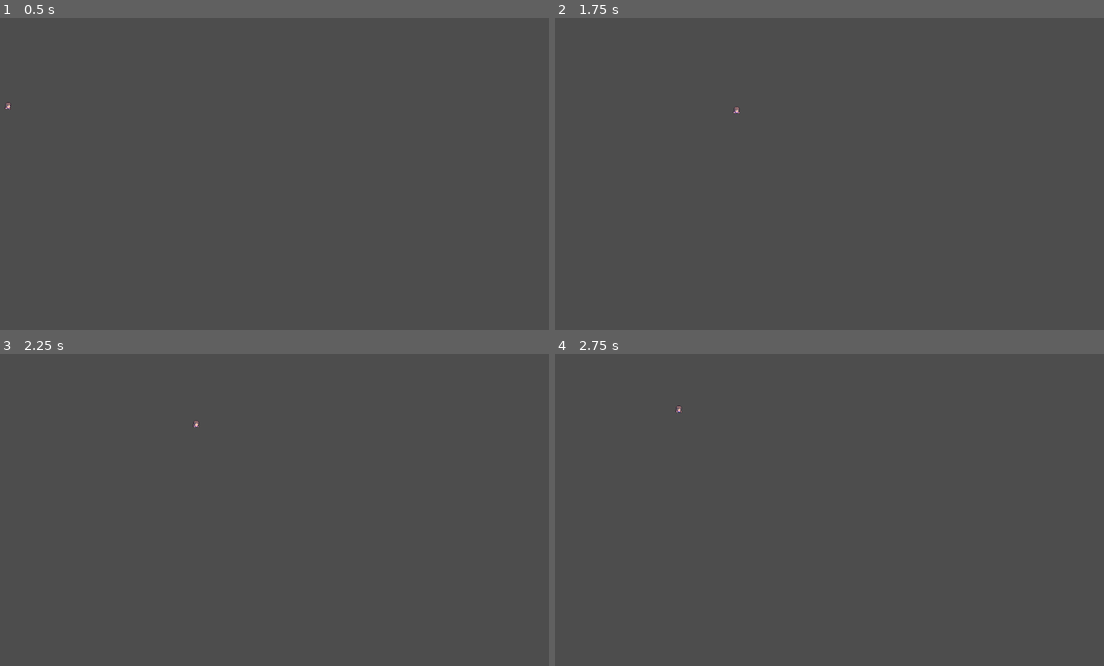
Above: before the commit, frames 1-4 (two rows, left to right).
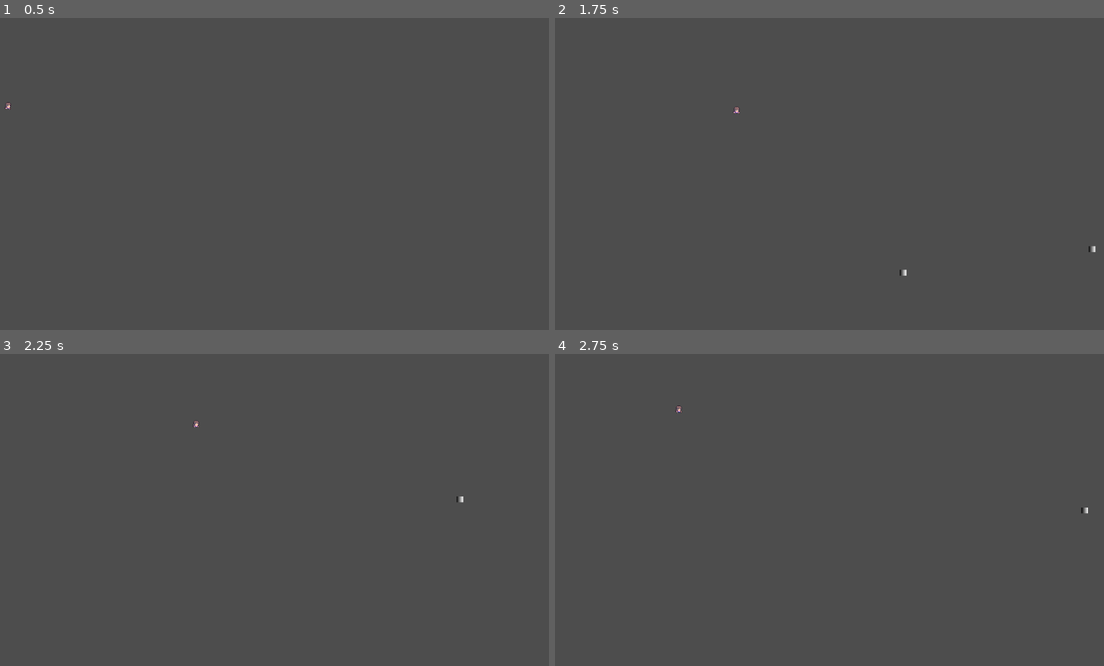
Above: after the commit, the same moments.

Repository: ajogerio/monkey-game
Game: Godot game, scene res://Scenes/player_scene.tscn
Same seed, same stepped clock (60 frames per second), same inputs: the game is played once before the commit and once after it.
Inputs (mouse positions are in pixels of both pictures, inside the frame that each line leads up to):
- Up to frame 1 (0.5 s): no input
- Up to frame 2 (1.75 s): tap Enter at 0.5 s; move the mouse to (950, 158) at 0.52 s; hold D (move_right) from 0.53 s (still down); click (950, 158) at 0.6 s; tap W (jump) at 0.77, 0.8, 1.07, 1.35, 1.52 s; tap Space at 1.25 s; move the mouse to (714, 189) at 1.27 s; click (714, 189) at 1.55 s
- Up to frame 3 (2.25 s): tap W (jump) at 1.82 s; move the mouse to (329, 441) at 2.02 s; release D (move_right) at 2.03 s; hold A (move_left) from 2.03 s (still down); click (329, 441) at 2.1 s
- Up to frame 4 (2.75 s): keep holding A (move_left); tap W (jump) at 2.3 s

Frame 1 is identical in both runs. In frame 2, less than 0.1% of the frame differs, in the area x 62-99%, y 73-83%; in frame 3, less than 0.1%; in frame 4, less than 0.1%.
Error before the commit: Cannot call method 'instantiate' on a null value. (res://Scripts/player_scene.gd:46)

Commit message:
fix: reorganize the scenes to have a clearer global position and make bullets spawn correctly

Diff:
--- a/Scenes/player_scene.tscn
+++ b/Scenes/player_scene.tscn
@@ -1,6 +1,7 @@
-[gd_scene load_steps=7 format=3 uid="uid://lyabiikwtq6h"]
+[gd_scene load_steps=8 format=3 uid="uid://lyabiikwtq6h"]
 
-[ext_resource type="Script" path="res://Scripts/player_scene.gd" id="1_oditq"]
+[ext_resource type="Script" path="res://Scripts/player.gd" id="1_oditq"]
+[ext_resource type="PackedScene" uid="uid://bp5neqwnb18rc" path="res://Scenes/cookie_bullet_scene.tscn" id="2_pntg0"]
 [ext_resource type="Texture2D" uid="uid://3herub60pkpq" path="res://Sprites/Player/cb character idle sprite.png" id="2_ulh0l"]
 
 [sub_resource type="Animation" id="Animation_axjhf"]
@@ -47,6 +48,7 @@
 [node name="Player" type="CharacterBody2D"]
 position = Vector2(29, 55)
 script = ExtResource("1_oditq")
+cookie_bullet_scene = ExtResource("2_pntg0")
 metadata/_edit_group_ = true
 
 [node name="Player Sprite" type="Sprite2D" parent="."]
--- a/Scripts/player_scene.gd
+++ /dev/null
@@ -1,49 +0,0 @@
-extends CharacterBody2D
-
-const HORIZONTAL_SPEED = 300
-const GRAVITY_SPEED = 1000
-const JUMP_SPEED = 300
-
-# export allows us to modify the value in the inspector (right panel)
-# drag the cookie bullet scene into the slot in the inspector
-# so we have access to it now in the code
-@export var cookie_bullet_scene: PackedScene
-
-func _ready():
-	# play animation
-	$"Player Sprite"/AnimationPlayer.play("idle")
-
-func _physics_process(delta: float) -> void:
-	# horizontal movement:
-	velocity.x = 0 # make sure that movement is always reset to 0 so it does not move infinitely
-
-	if Input.is_action_pressed("move_left"):
-		velocity.x -= HORIZONTAL_SPEED
-
-	if Input.is_action_pressed("move_right"):
-		velocity.x += HORIZONTAL_SPEED
-
-	# gravity movement:
-	if not is_on_floor():
-		velocity.y += GRAVITY_SPEED * delta
-
-	# jumping:
-	if Input.is_action_just_pressed("jump"):
-		velocity.y = -JUMP_SPEED # negative value so that it goes upwards (+y is up and -y is down)
-
-	move_and_slide()
-
-# the _unhandled_input function runs whenever there is a new input.
-# The input goes through UI first, then when its unhandled by the UI
-# part, it checks the nodes one by one and asks if the input belongs
-# to them. In this case, if we click, it belongs to us and we handle it
-# below
-func _unhandled_input(_event):
-	if Input.is_action_just_pressed("shoot"):
-		shoot()
-
-func shoot() -> void:
-	var cookie_bullet = cookie_bullet_scene.instantiate() # make a new instance of the cookie bullet
-	cookie_bullet.global_position = $Muzzle.global_position # put the new bullet in the position of the muzzle
-	cookie_bullet.direction = $Muzzle.global_position.direction_to(get_global_mouse_position()) # set the direction vector of the cookie_bullet to be the vector from the muzzle to the mouse position
-	get_tree().current_scene.add_child(cookie_bullet)
